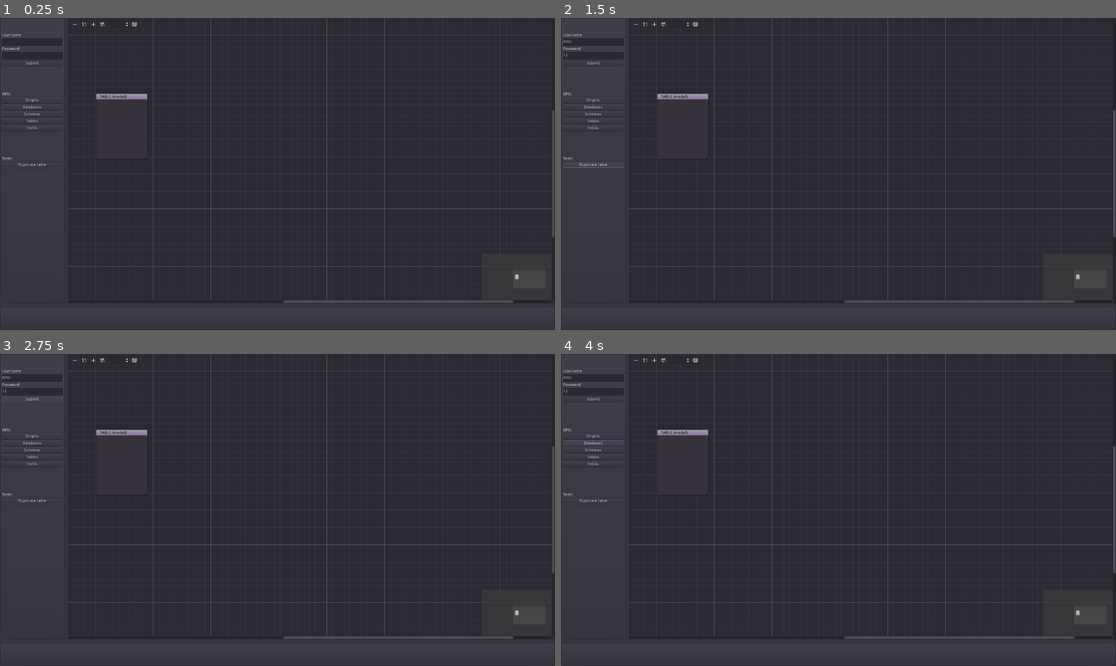
Above: before the commit, frames 1-4 (two rows, left to right).
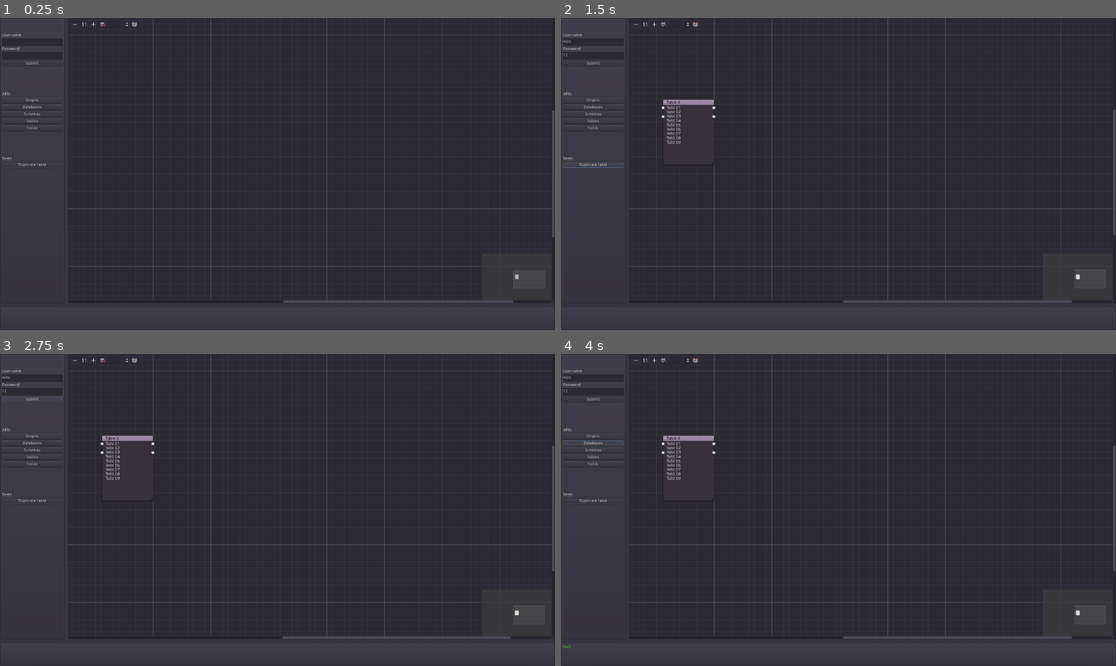
Above: after the commit, the same moments.

Repository: aselvais/dlxmetadatamanager-visual
Game: Godot game, scene res://main.tscn
Same seed, same stepped clock (60 frames per second), same inputs: the game is played once before the commit and once after it.
Inputs (mouse positions are in pixels of both pictures, inside the frame that each line leads up to):
- Up to frame 1 (0.25 s): no input
- Up to frame 2 (1.5 s): click (594, 42) at 0.52 s; type "Alex" at 0.6 s; click (594, 55) at 0.75 s; type "12" at 0.83 s; click "Duplicate table" at 1.25 s
- Up to frame 3 (2.75 s): click "Submit" at 2 s
- Up to frame 4 (4 s): click "Origins" at 2.75 s; click "Databases" at 3.5 s

The runs differ from the first frame. In frame 1, 0.2% of the frame differs, in the area x 17-27%, y 24-27%; in frame 2, 0.5%; in frame 3, 0.5%; in frame 4, 0.5%, in the area x 0-100%, y 24-95%.
Error before the commit: Parse Error: Expression expected (res://main.gd:50)

Commit message:
add fields names

Diff:
--- a/main.gd
+++ b/main.gd
@@ -36,17 +36,37 @@
 
 
 func _on_btn_test_button_up():
-	create_node("Table " + str(len(nodes)))
+	create_node("Table " + str(len(nodes)), [
+		{'name':'field 01', 'is_pk':1, 'is_fk':0},
+		{'name':'field 02', 'is_pk':0, 'is_fk':0},
+		{'name':'field 03', 'is_pk':0, 'is_fk':1},
+		{'name':'field 04', 'is_pk':0, 'is_fk':0},
+		{'name':'field 05', 'is_pk':0, 'is_fk':0},
+		{'name':'field 06', 'is_pk':0, 'is_fk':0},
+		{'name':'field 07', 'is_pk':0, 'is_fk':0},
+		{'name':'field 08', 'is_pk':0, 'is_fk':0},
+		{'name':'field 09', 'is_pk':0, 'is_fk':0}
+		])
 
-func create_node(title=""):
+func create_node(title="", elems=[]):
 	nodes.append($VSplitContainer/HSplitContainer/GraphEdit/GraphNode.duplicate())
 	var arnbr = len(nodes)-1
 	$VSplitContainer/HSplitContainer/GraphEdit.add_child(nodes[arnbr])
-	nodes[arnbr].title = title
-	var vv = nodes[arnbr].get_offset()
+	var n : GraphNode = nodes[arnbr]
+	n.title = title
+	var vv = n.get_offset()
 	vv.x += 20*(arnbr+1)
 	vv.y += 20*(arnbr+1)
-	nodes[arnbr].set_offset(vv)
-	nodes[arnbr].set_slot (0, true, true,)
-	nodes[arnbr].visible = true
+	n.set_offset(vv)
+
+	var idx = 0
+	for i in elems:
+		var lbl = Label.new()
+		lbl.text = i.name
+		n.add_child(lbl)
+		if i.is_pk == 1 or i.is_fk == 1:
+			n.set_slot(idx, true, 0, Color.aliceblue, true, 0, Color.aliceblue)
+		idx += 1
+
+	n.visible = true
 	# set_slot ( int idx, 	bool enable_left, int type_left, Color color_left, bool enable_right, int type_right, Color color_right, Texture custom_left=null, Texture custom_right=null )
Not shown, changed: html/index.pck
